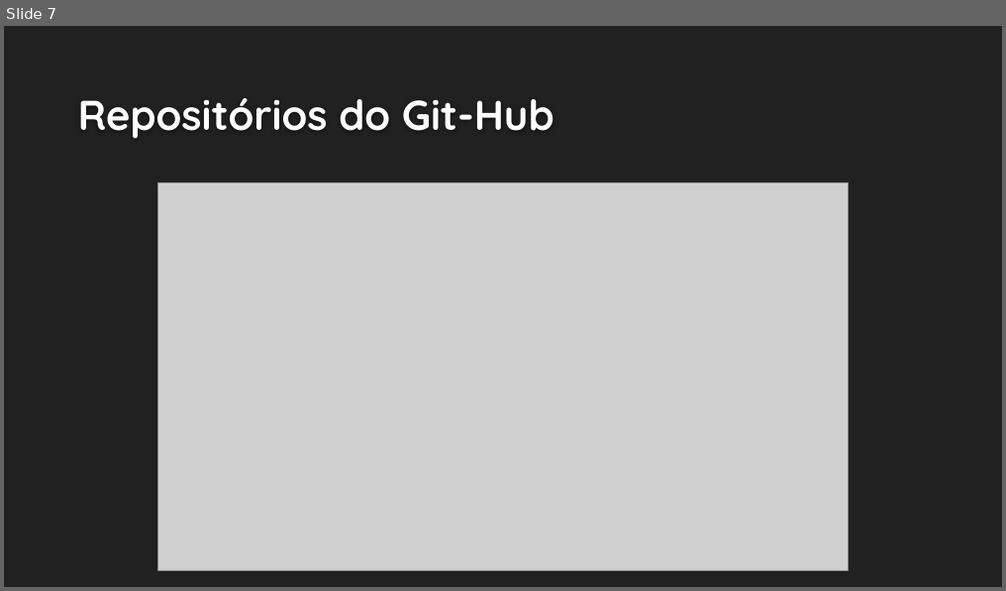
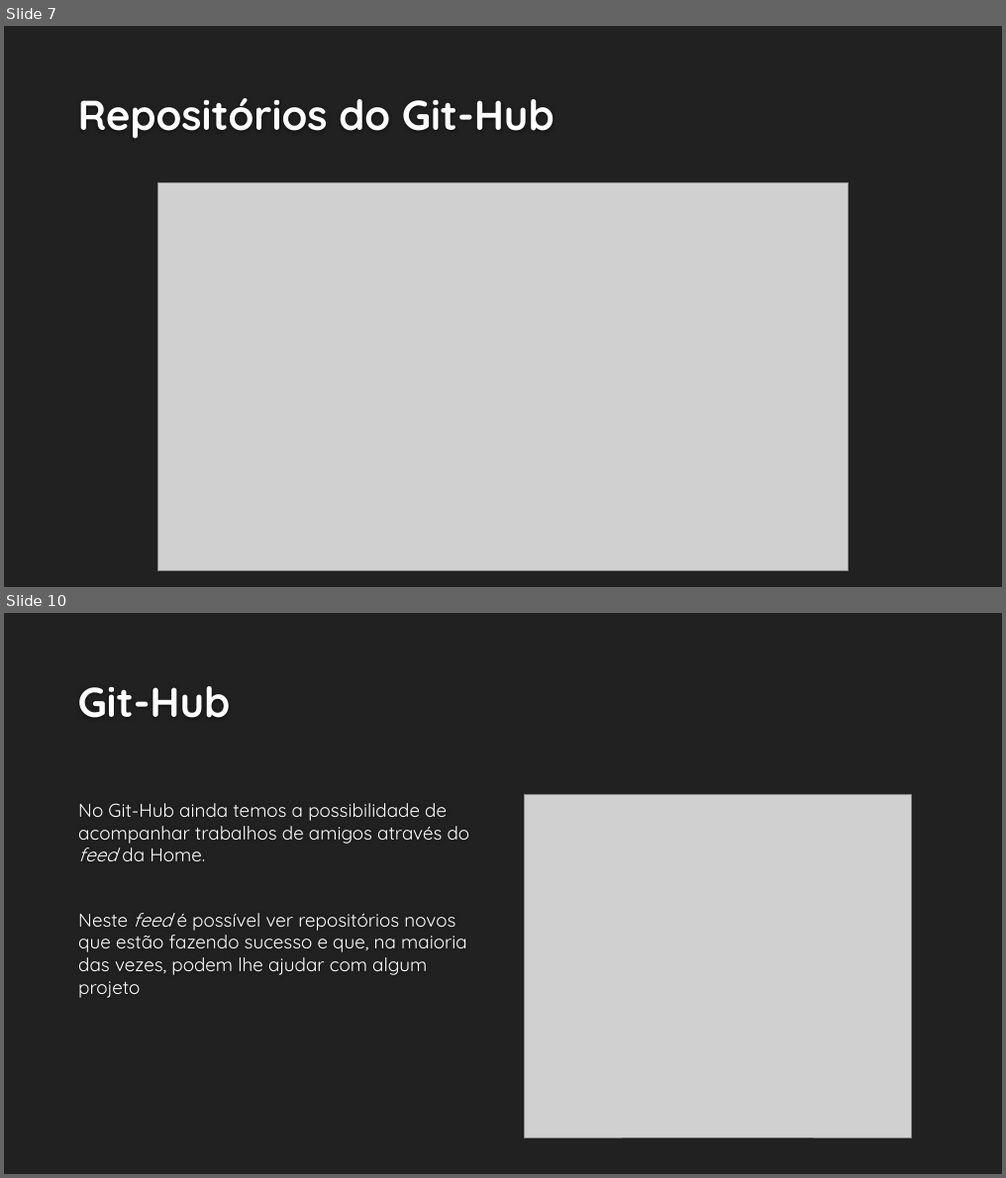
Before and after one commit to RecodeJr/GitHub-Professional, a slide deck: Git-GitHub/Git & Git-Hub – Aprimorando o conhecimento.pptx. Shown one above the other, each under a label of ours: slide 7 before the commit, slides 7 and 10 after it; the slides between them are not shown. The pictures are 1006x591 and 1006x1178 pixels, drawn with LibreOffice and Linux fonts; fonts in the diff are those of the drawing; grey boxes stand for pictures; background and template pictures are left out. Boxes give left, top, right and bottom in pixels: in the first picture for what was removed or moved away, otherwise in the second. Text is boxed around its words. In the diff, an @@ line names an element or a change of style, - is before the commit and + after.

```diff
--- a/Git-GitHub/Git & Git-Hub – Aprimorando o conhecimento.pptx
+++ b/Git-GitHub/Git & Git-Hub – Aprimorando o conhecimento.pptx
@@ slide 10 added at [4,613,1002,1174], background #212121 @@
@@ title added at [78,686,231,718], 40 pt, text #FEFEFE, bold @@
+Git-Hub
@@ text added at [78,803,470,998], 18 pt, text #FFFFFF @@
+No Git-Hub ainda temos a possibilidade de acompanhar trabalhos de amigos através do feed da Home.
+Neste feed é possível ver repositórios novos que estão fazendo sucesso e que, na maioria das vezes, podem lhe ajudar com algum projeto
@@ picture added at [525,795,911,1138] @@
```
Also in this commit, not shown: 4 slides changed, 3 other slides added.
